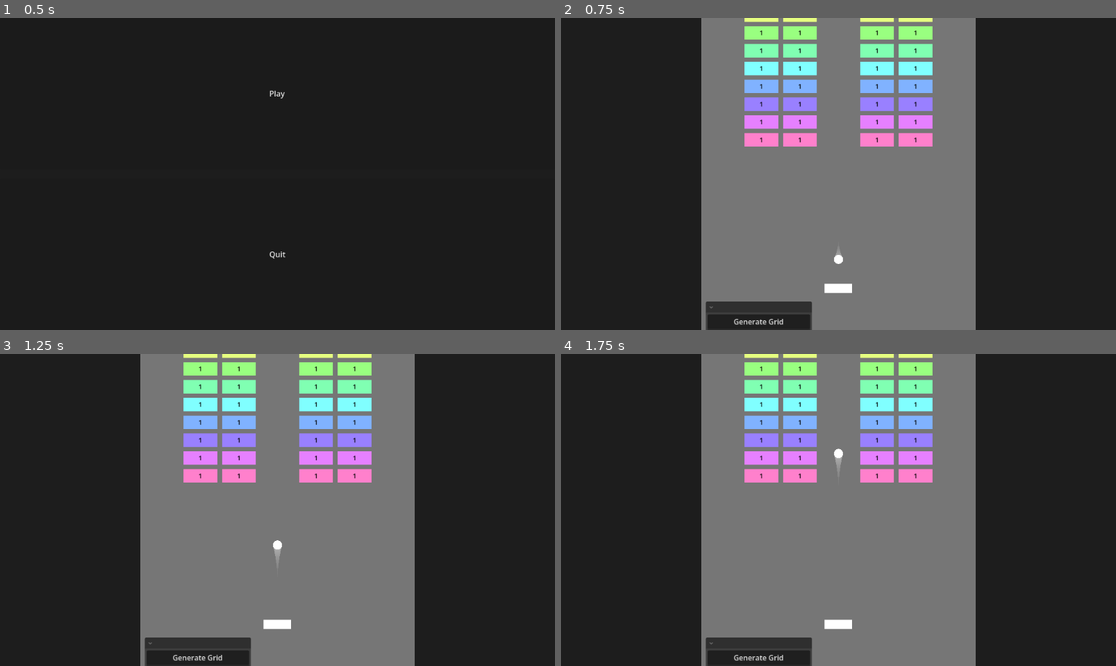
Above: before the commit, frames 1-4 (two rows, left to right).
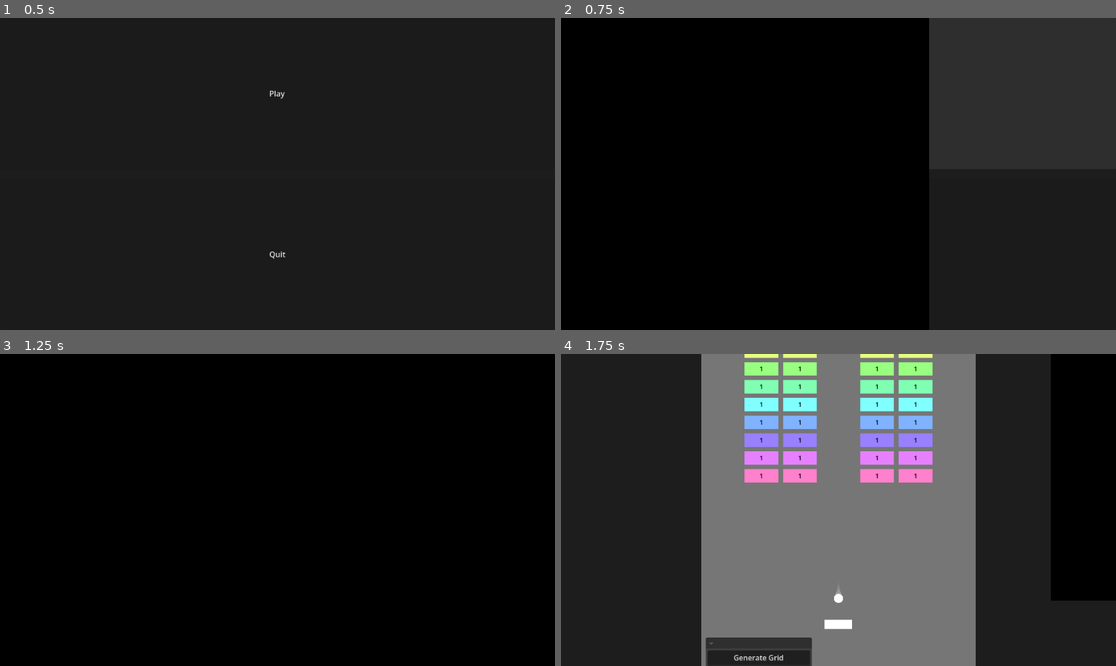
Above: after the commit, the same moments.

Repository: ProudFridge/Breakout
Game: Godot game, scene res://scenes/main_menu/main_menu.tscn
Same seed, same stepped clock (60 frames per second), same inputs: the game is played once before the commit and once after it. Sound files missing from this copy of the repository are replaced by a short silence.
Inputs (mouse positions are in pixels of both pictures, inside the frame that each line leads up to):
- Up to frame 1 (0.5 s): no input
- Up to frame 2 (0.75 s): click "Play" at 0.5 s
- Up to frame 3 (1.25 s): no input
- Up to frame 4 (1.75 s): click (838, 428) at 1.25 s, where only the run after the commit has a clickable "Play"

Frame 1 is identical in both runs. In frame 2, 75% of the frame differs, in the area x 0-75%, y 0-100%; in frame 3, 100%, in the area x 0-100%, y 0-100%; in frame 4, 9.3%.

Commit message:
Add TransitionRect class and horizontal transition

Diff:
--- /dev/null
+++ b/classes/TransitionRect.gd
@@ -0,0 +1,38 @@
+extends ColorRect
+class_name TransitionRect
+
+var transitionTime: float
+
+signal startTransitionDone
+signal endTransitionDone
+
+# Called when the node enters the scene tree for the first time.
+func _ready() -> void:
+	set_anchors_preset(Control.PRESET_FULL_RECT)
+	z_index = 1
+
+	var shaderMaterial: ShaderMaterial = material
+
+	if shaderMaterial == null:
+		push_error("ShaderMaterial is null")
+
+	var startTween: Tween = get_tree().create_tween()
+	var endTween: Tween = get_tree().create_tween()
+
+	startTween.set_ease(Tween.EASE_OUT)
+	startTween.set_trans(Tween.TRANS_BACK)
+
+	endTween.set_ease(Tween.EASE_OUT)
+	endTween.set_trans(Tween.TRANS_BACK)
+
+	startTween.tween_method(set_start_value, 0.0, 1.0, transitionTime)
+	startTween.tween_callback(startTransitionDone.emit)
+
+	endTween.tween_method(set_end_value, 0.0, 1.0, transitionTime).set_delay(transitionTime)
+	endTween.tween_callback(endTransitionDone.emit)
+
+func set_start_value(startProgressValue: float) -> void:
+	(material as ShaderMaterial).set_shader_parameter("startProgress", startProgressValue)
+
+func set_end_value(endProgressValue: float) -> void:
+	(material as ShaderMaterial).set_shader_parameter("endProgress", endProgressValue)
--- a/scenes/main_menu/play_button.gd
+++ b/scenes/main_menu/play_button.gd
@@ -6,4 +6,8 @@
 	self.pressed.connect(_on_pressed)
 
 func _on_pressed() -> void:
-	SwitcherSingleton.switch_from_to("res://scenes/arena/arena.tscn")
+	var transitionRect: Resource = load("res://scenes/transition_rects/horizontal_transition_rect.tscn")
+	var instance: Node = transitionRect.instantiate()
+	instance.transitionTime = 1
+	instance.startTransitionDone.connect(SwitcherSingleton.switch_from_to.bind("res://scenes/arena/arena.tscn"))
+	get_tree().get_root().add_child(instance)
--- a/scenes/singletons/SwitcherSingleton/switcher_singleton.gd
+++ b/scenes/singletons/SwitcherSingleton/switcher_singleton.gd
@@ -24,8 +24,6 @@
 	# Load the new scene.
 	var s: PackedScene = ResourceLoader.load(targetScene)
 
-
-
 	# Instance the new scene.
 	current_scene = s.instantiate()
 
--- /dev/null
+++ b/scenes/transition_rects/horizontal_transition_rect.tscn
@@ -0,0 +1,19 @@
+[gd_scene format=3 uid="uid://mhh27cgtln4d"]
+
+[ext_resource type="Shader" uid="uid://cbmc43dm4wafg" path="res://shaders/horizontal_transition.gdshader" id="1_habkt"]
+[ext_resource type="Script" uid="uid://dyn1rlyin21aj" path="res://classes/TransitionRect.gd" id="2_rwsqj"]
+
+[sub_resource type="ShaderMaterial" id="ShaderMaterial_2m7xh"]
+shader = ExtResource("1_habkt")
+shader_parameter/startProgress = 0.0
+shader_parameter/endProgress = 0.0
+
+[node name="HorizontalTransitionRect" type="ColorRect" unique_id=1413625784]
+material = SubResource("ShaderMaterial_2m7xh")
+anchors_preset = 15
+anchor_right = 1.0
+anchor_bottom = 1.0
+grow_horizontal = 2
+grow_vertical = 2
+script = ExtResource("2_rwsqj")
+metadata/_custom_type_script = "uid://dyn1rlyin21aj"
--- /dev/null
+++ b/shaders/horizontal_transition.gdshader
@@ -0,0 +1,21 @@
+shader_type canvas_item;
+
+uniform float startProgress = 0;
+uniform float endProgress = 0;
+
+void vertex() {
+	// Called for every vertex the material is visible on.
+}
+
+void fragment() {
+	if (UV.x < startProgress && UV.x > endProgress) {
+		COLOR = vec4(0,0,0,1);
+	} else {
+		COLOR = vec4(0,0,0,0);
+	}
+}
+
+//void light() {
+//	// Called for every pixel for every light affecting the CanvasItem.
+//	// Uncomment to replace the default light processing function with this one.
+//}
Not shown, added: classes/TransitionRect.gd.uid
Not shown, added: shaders/horizontal_transition.gdshader.uid
